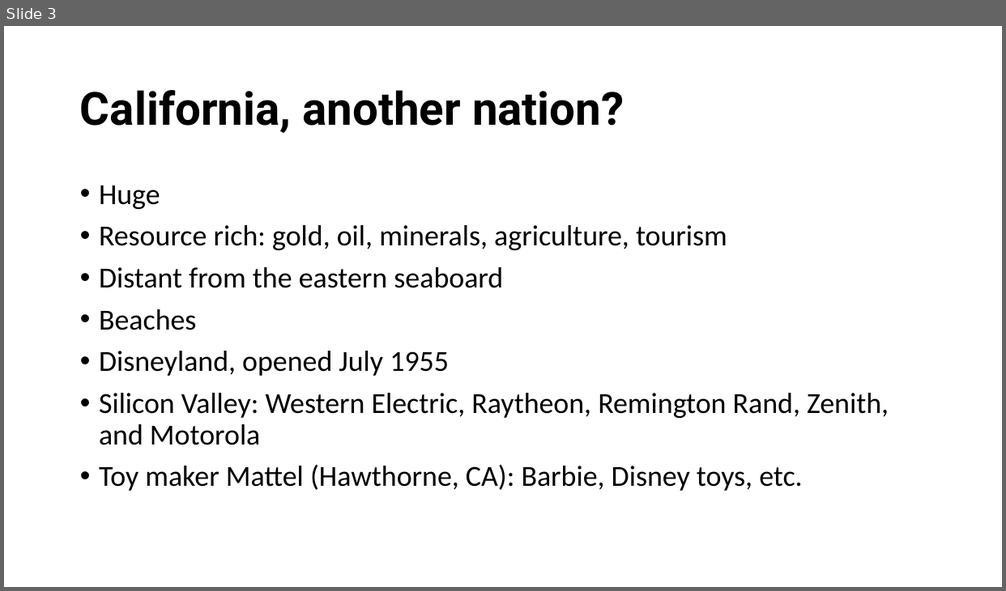
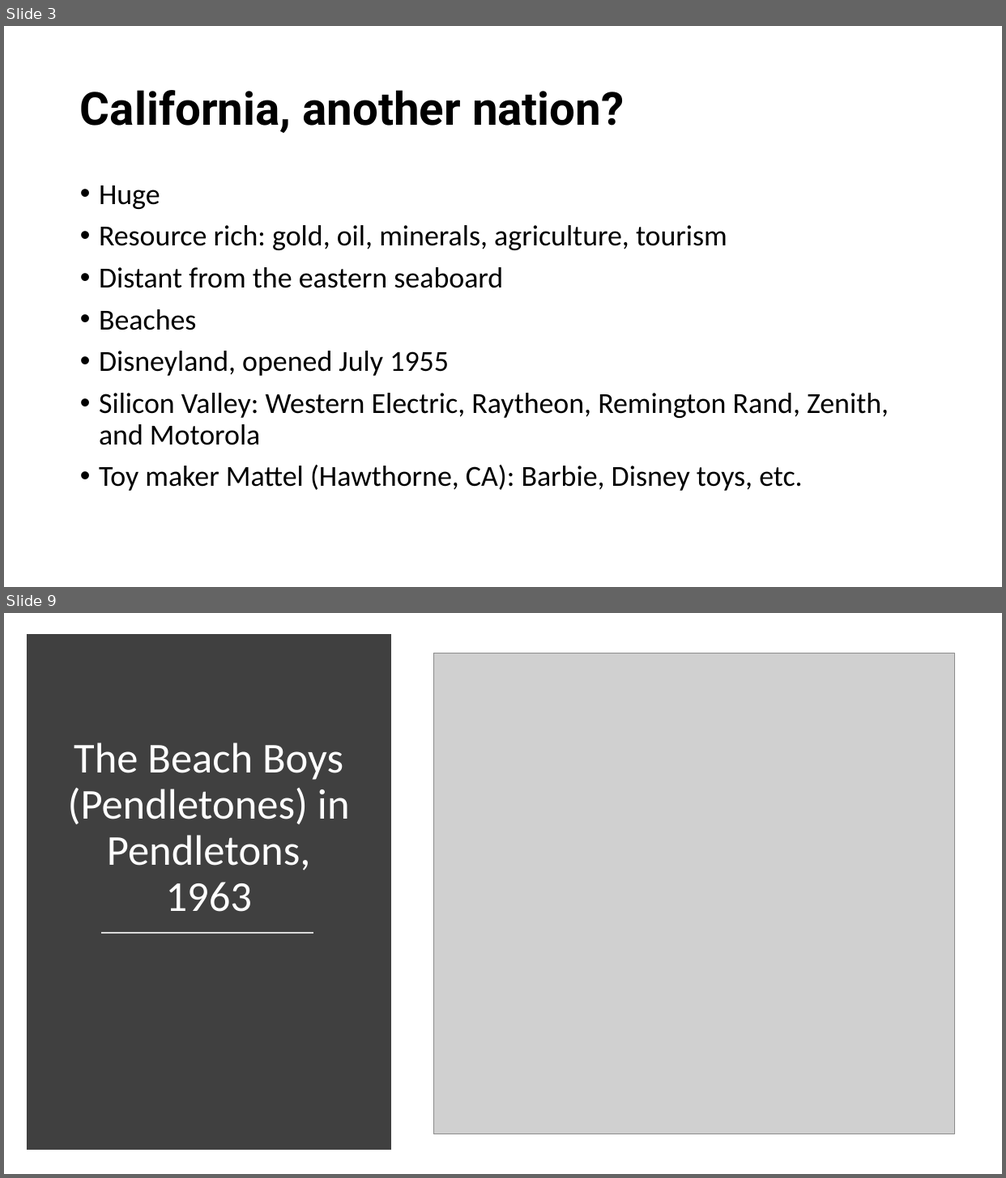
Before and after one commit to mrbaker1917/website, a slide deck: HSTR121/ppts/Beach Boys, Surf Music, and Hot.pptx. Shown one above the other, each under a label of ours: slide 3 before the commit, slides 3 and 9 after it; the slides between them are not shown. The pictures are 1006x591 and 1006x1178 pixels, drawn with LibreOffice and Linux fonts; fonts in the diff are those of the drawing; grey boxes stand for pictures; background and template pictures are left out. Boxes give left, top, right and bottom in pixels: in the first picture for what was removed or moved away, otherwise in the second. Text is boxed around its words. In the diff, an @@ line names an element or a change of style, - is before the commit and + after.

```diff
--- a/HSTR121/ppts/Beach Boys, Surf Music, and Hot.pptx
+++ b/HSTR121/ppts/Beach Boys, Surf Music, and Hot.pptx
@@ slide 9 added at <box>4,613,1002,1174</box>, background #FFFFFF @@
@@ rectangle added at <box>32,639,386,1145</box>, fill #404040, outline #404040 10 pt @@
@@ picture added at <box>434,653,954,1135</box> @@
@@ title added at <box>68,743,350,912</box>, 41 pt, text #FFFFFF @@
+The Beach Boys (Pendletones) in Pendletons, 1963
@@ line added from (101, 934) to (313, 934), #D9D9D9 1.75 pt @@
```
Also in this commit, not shown: 5 slides changed, 3 other slides added, 1 slide removed.
